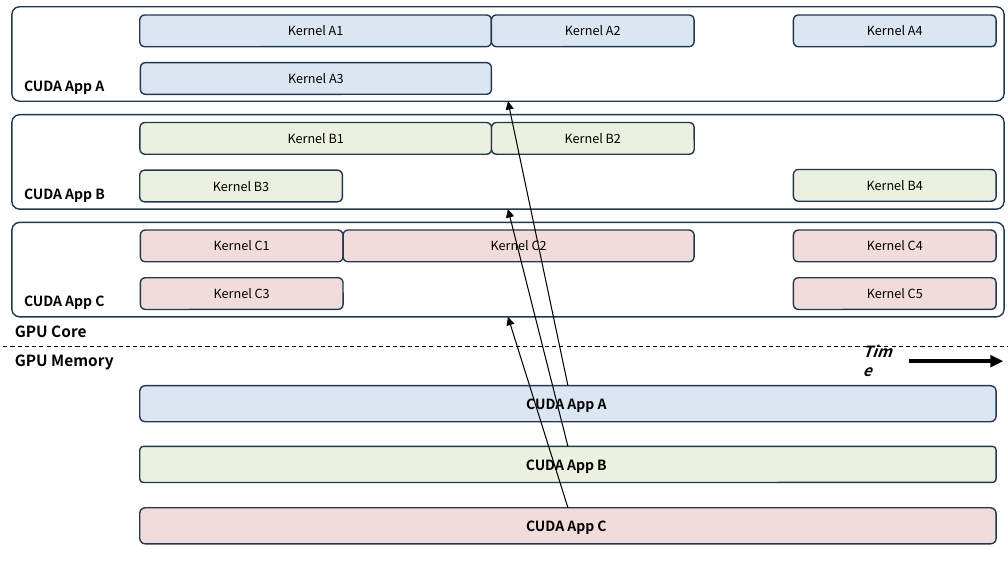
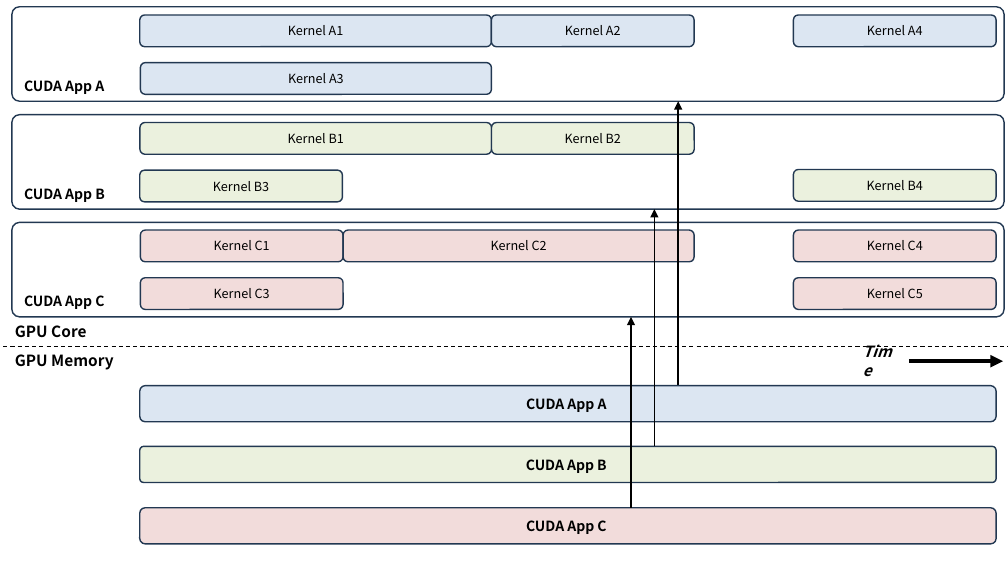
Before and after one commit to ssup2/blog-software, a slide deck: slide 7 of content/docs/theory-analysis/nvidia-gpu-sharing/images/images.pptx. Drawn at 1008x567 pixels with LibreOffice and Linux fonts; fonts in the diff are those of the drawing. Boxes give left, top, right and bottom in pixels: in the first picture for what was removed or moved away, otherwise in the second. Text is boxed around its words. In the diff, an @@ line names an element or a change of style, - is before the commit and + after.

```diff
--- a/content/docs/theory-analysis/nvidia-gpu-sharing/images/images.pptx
+++ b/content/docs/theory-analysis/nvidia-gpu-sharing/images/images.pptx
@@ arrow moved from (568, 386) - (508, 101) to (678, 386) - (678, 101) @@
@@ arrow (678, 386) - (678, 101): stroke #000000 0.75 pt to #000000 1 pt @@
@@ arrow moved from (568, 447) - (508, 210) to (654, 447) - (654, 210) @@
@@ arrow (654, 447) - (654, 210): stroke #000000 0.75 pt to #000000 1 pt @@
@@ arrow moved from (568, 508) - (508, 317) to (631, 508) - (631, 317) @@
@@ arrow (631, 508) - (631, 317): stroke #000000 0.75 pt to #000000 1 pt @@
```
Also in this commit, not shown: 3 other slides changed.
